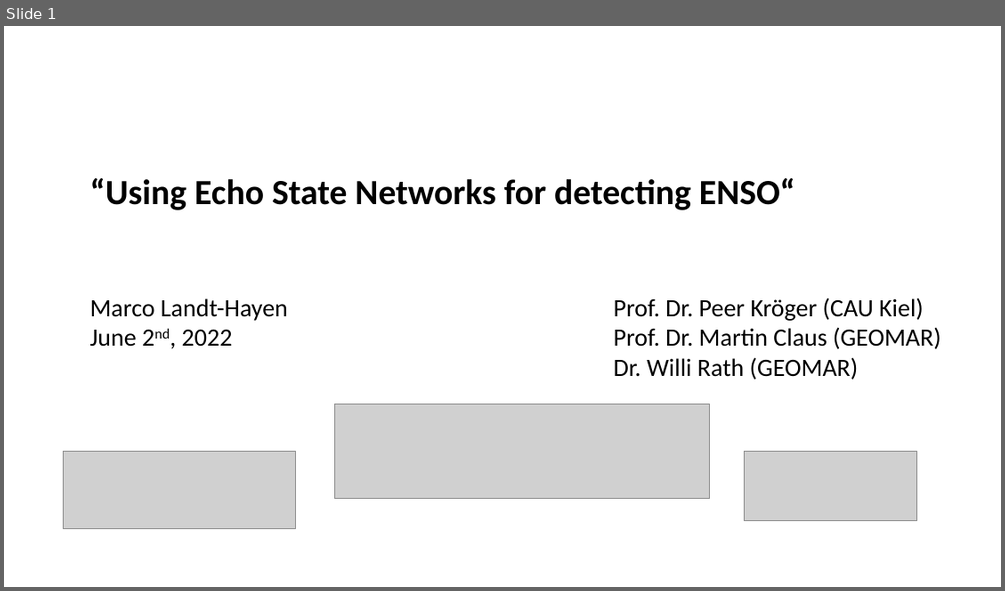
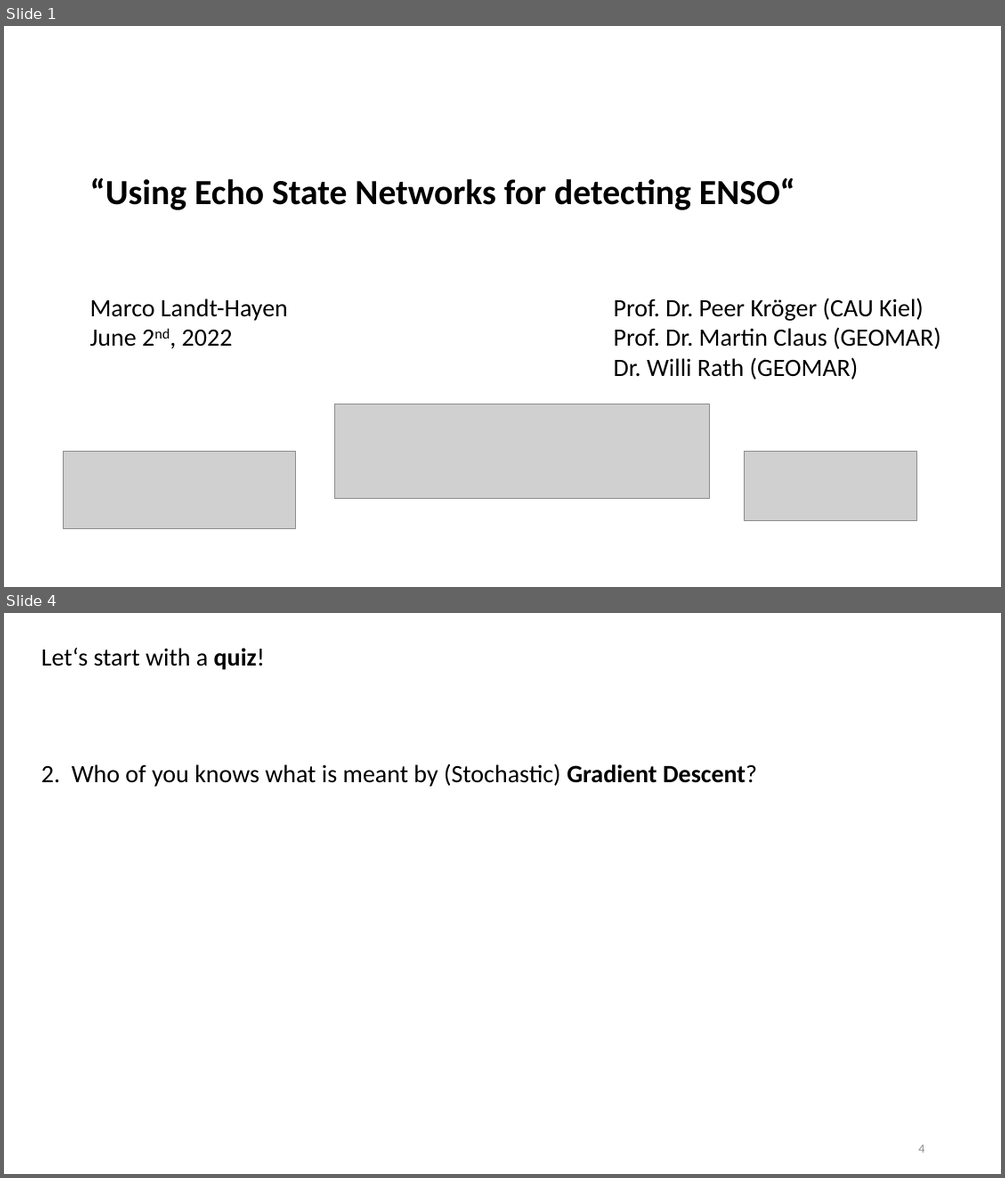
Before and after one commit to MarcoLandtHayen/EchoStateNetworks, a slide deck: ESN_ClassificationLRP_ENSO_OD-Talk.pptx. Shown one above the other, each under a label of ours: slide 1 before the commit, slides 1 and 4 after it; the slides between them are not shown. The pictures are 1005x591 and 1005x1178 pixels, drawn with LibreOffice and Linux fonts; fonts in the diff are those of the drawing; grey boxes stand for pictures. Boxes give left, top, right and bottom in pixels: in the first picture for what was removed or moved away, otherwise in the second. Text is boxed around its words. In the diff, an @@ line names an element or a change of style, - is before the commit and + after.

```diff
--- a/ESN_ClassificationLRP_ENSO_OD-Talk.pptx
+++ b/ESN_ClassificationLRP_ENSO_OD-Talk.pptx
@@ slide 4 added at [4, 613, 1001, 1174], background #FFFFFF @@
@@ text added at [41, 648, 265, 670], 24 pt, text #000000 @@
+Let‘s start with a quiz!
@@ text added at [41, 763, 757, 787], 24 pt, text #000000 @@
+2. Who of you knows what is meant by (Stochastic) Gradient Descent?
@@ page number added at [918, 1144, 924, 1152], 12 pt, text #8C8C8C @@
+4
```
Also in this commit, not shown: 19 slides changed, 1 other slide added, 1 slide removed.
